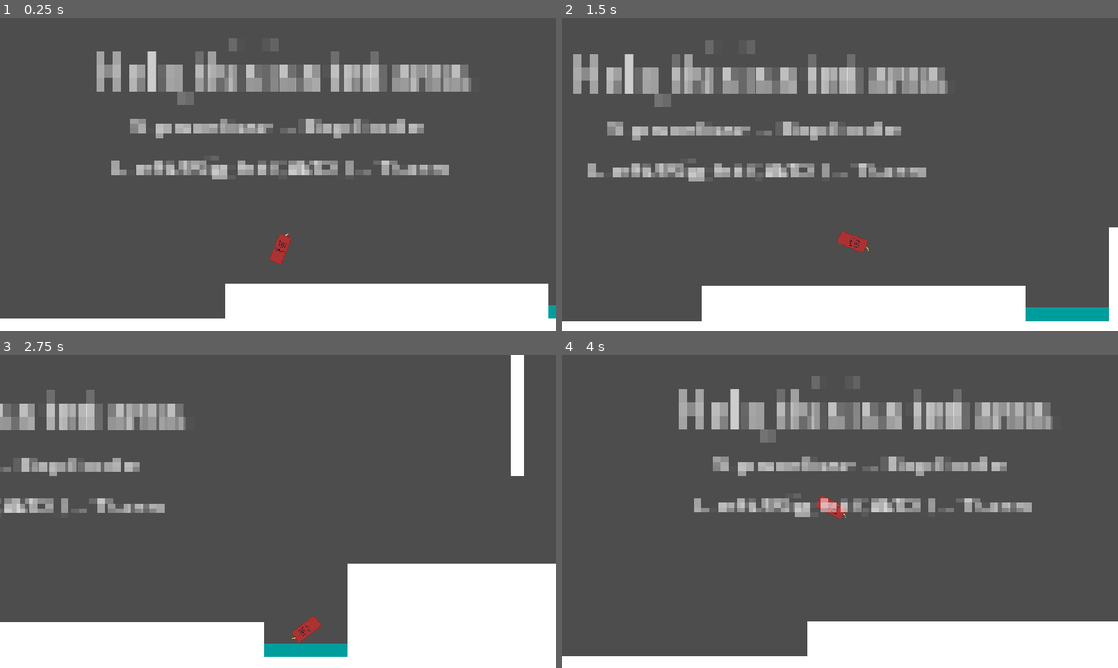
Above: before the commit, frames 1-4 (two rows, left to right).
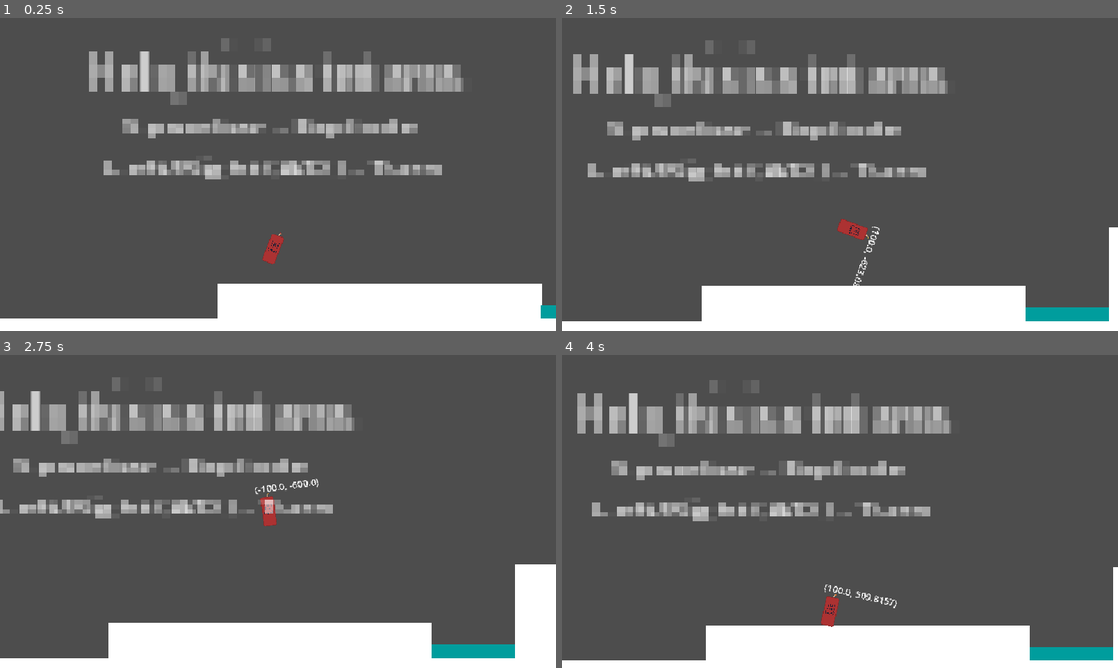
Above: after the commit, the same moments.

Repository: ilgalov/kamekadze
Game: Godot game, scene res://scene/game.tscn
Two runs of this game, one before a commit and one after it. Both use one fixed random seed, a clock stepped at 60 frames per second and the inputs below.
Inputs:
- Up to frame 1 (0.25 s): no input
- Up to frame 2 (1.5 s): tap Enter (ui_accept) at 0.5, 0.6, 0.77, 1.07, 1.35 s; hold Right (ui_right) 0.53-1.28 s; hold Left (ui_left) from 1.28 s (still down)
- Up to frame 3 (2.75 s): tap Enter (ui_accept) at 1.52, 1.82, 2.1 s; release Left (ui_left) at 2.03 s; hold Right (ui_right) from 2.03 s (still down)
- Up to frame 4 (4 s): tap Enter (ui_accept) at 2.85, 3.02, 3.32, 3.6, 3.77 s; release Right (ui_right) at 3.53 s; hold Left (ui_left) from 3.53 s (still down)

The runs differ from the first frame. In frame 1, 8.7% of the frame differs, in the area x 16-99%, y 6-96%; in frame 2, 0.5%; in frame 3, 21%, in the area x 0-100%, y 0-97%; in frame 4, 17%.

Commit message:
Dynamic jump
Now the explosion depends on the speed of the fall. The faster the fall, the bigger the explosion.

Diff:
--- a/player/player_tnt.tscn
+++ b/player/player_tnt.tscn
@@ -62,6 +62,7 @@
 collision_mask = 2
 physics_material_override = SubResource("PhysicsMaterial_duxnt")
 inertia = 35.0
+freeze_mode = 1
 angular_damp_mode = 1
 angular_damp = 10.0
 script = ExtResource("1_duxnt")
@@ -117,6 +118,12 @@
 stream = ExtResource("5_cmeql")
 volume_db = 2.0
 
+[node name="Label" type="Label" parent="." unique_id=1330072436]
+offset_left = -19.0
+offset_top = -48.0
+offset_right = 21.0
+offset_bottom = -25.0
+
 [connection signal="area_entered" from="colider" to="." method="_on_colider_area_entered"]
 [connection signal="body_entered" from="jump" to="." method="_on_area_2d_body_entered"]
 [connection signal="body_exited" from="jump" to="." method="_on_jump_body_exited"]
--- a/player/script/player_tnt.gd
+++ b/player/script/player_tnt.gd
@@ -11,10 +11,12 @@
 	if (Input.is_action_just_pressed("ui_accept") or jump) and jump_count > 0:
 		var xa = sign(global_position.x - $Marker_move.global_position.x)
 		var yu = sign($Marker_move.global_position.y - global_position.y)
-		apply_impulse(Vector2(100 * xa, -600 * yu))
+		var no_gravity = linear_velocity.y / 2 if linear_velocity.y > 0 else 0
+		apply_impulse(Vector2(100 * xa, -600 * yu - no_gravity))
 		$Boom.play()
 		$Camera2D.shake(0.2)
 		jump_count -= 1
+		$Label.text = str(Vector2(100 * xa, -600 * yu - no_gravity))
 	if Input.is_action_just_pressed("ui_accept") and jump_count <= 0 and !jump and $Timer_nohige.is_stopped():
 		jump = true
 		$Timer.start()
--- a/scene/game.tscn
+++ b/scene/game.tscn
@@ -46,7 +46,7 @@
 scale = Vector2(0.2340901, 4.176939)
 
 [node name="player_tnt" parent="." unique_id=54438833 instance=ExtResource("2_33cqm")]
-position = Vector2(567.0001, 367)
+position = Vector2(614.0001, 369.00006)
 rotation = 0.37347364
 
 [node name="Label" type="Label" parent="." unique_id=2092429065]
